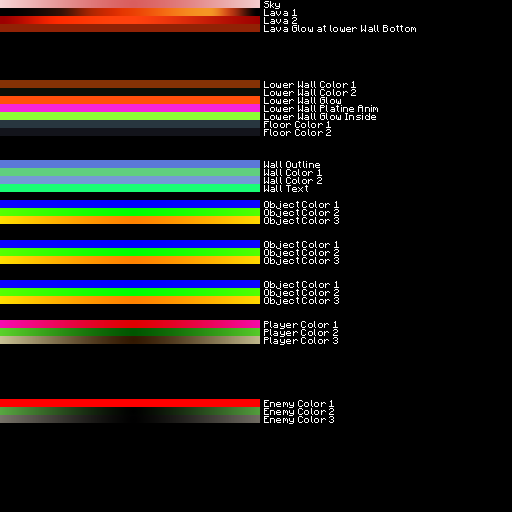
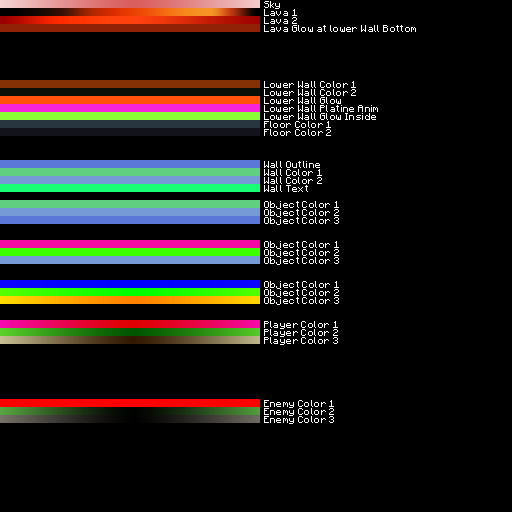
Layered file, before and after one edit (512×512). Changes by layer:
painted on "Rectangle 1" (4th of 8, in "Object 1") over bbox(0, 200, 260, 208)
painted on "Rectangle 1 copy" (4th of 8, in "Object 1") over bbox(0, 208, 260, 216)
painted on "Rectangle 1 copy 2" (4th of 8, in "Object 1") over bbox(0, 216, 260, 224)
painted on "Rectangle 1" (5th of 8, in "Object 2") over bbox(0, 240, 260, 248)
painted on "Rectangle 1 copy 2" (5th of 8, in "Object 2") over bbox(0, 256, 260, 264)
